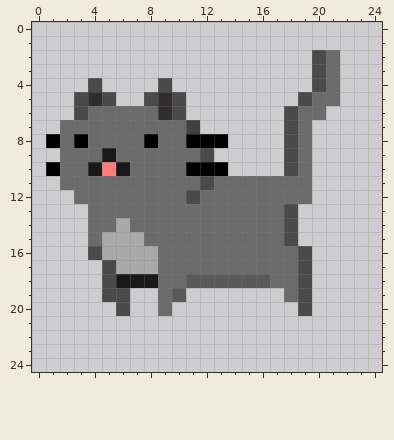
Two states of a pixel-art sprite, src/main/java/res/player/cat/left2.png. The picture above was drawn from the file before the commit.
The file is 25x25 pixels. Colours within 5 levels of each other are drawn and written as one.
The result:
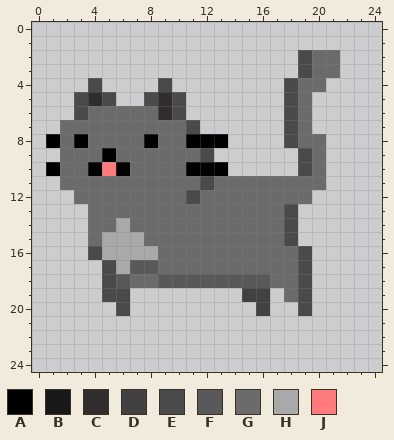
Palette (. is transparent): A #000000  B #181818  C #312d2d  D #424040  E #4a4a4a  F #595959  G #6b6b6b  H #a9a9a9  J #ff7a7a
What changed:
Changed rows in their new state; - is an unchanged pixel.
first column x 4:
 2 ---------------EG-
 3 ---------------EG-
 4 --------------EGG.
 5 --------------EG..
 6 ----------------.-
 7 -------E----------
 8 ----------------G-
 9 -A------------.EG-
10 A-A-----------.EG-
11 ----------------G-
first column x 6:
17 -FF--------
18 FGGFF------
19 ---..----DD
20 ---.------D
Boxes around the changes in both pictures, in picture pixels (x1, y1, x2, y2):
changed: (284, 50, 340, 190)
changed: (88, 120, 200, 176)
changed: (116, 260, 186, 316)
added: (242, 288, 270, 316)
